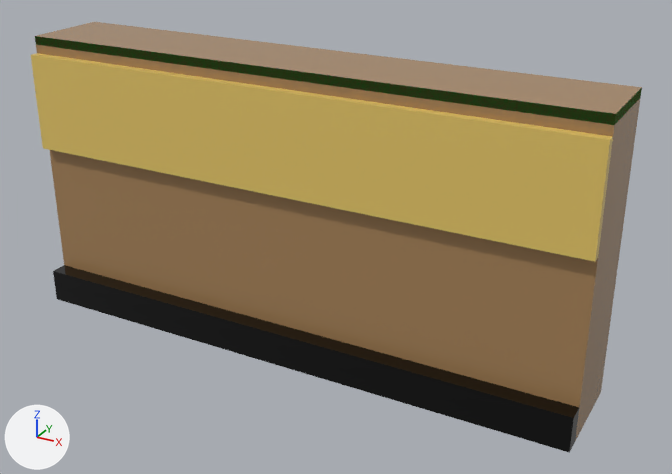
What one commit did to the glTF model assets/managed-models/mill-interior/wall/wall.glb.
The view is the same before and after, from a 50 mm camera at (0.741, -1.321, 0.83) aimed at (0.058, -0.079, 0.209). Arrows for +X, +Y and +Z are at lower left; the lights stay in place. The older version comes first. Vertices at exactly the same position are counted once.

Script lines for the objects in view, before the commit:
```python
me_wall = bpy.data.meshes.new('wall')
me_wall.from_pydata(...)  # 26 vertices, 46 faces; spans x -0.5..0.5, y -0.18..0.0, z 0.0..0.5
me_wall.materials.append(mat_m_wall)
# before: 4 (-0.5, -0.15, 0.5) at pixel (34, 35), 5 (0.5, -0.15, 0.5) at pixel (615, 113), 6 (0.5, 0.0, 0.5) at pixel (641, 87), 7 (-0.5, 0.0, 0.5) at pixel (94, 21), 14 (-0.5, -0.15, 0.485) at pixel (35, 44)
# before: 15 (0.5, -0.15, 0.485) at pixel (614, 125), 16 (0.5, 0.0, 0.485) at pixel (640, 97), 17 (-0.5, 0.0, 0.485)
ob_wall = bpy.data.objects.new('wall', me_wall)
ob_wall.location = (0.0, 0.0, 0.0)
```
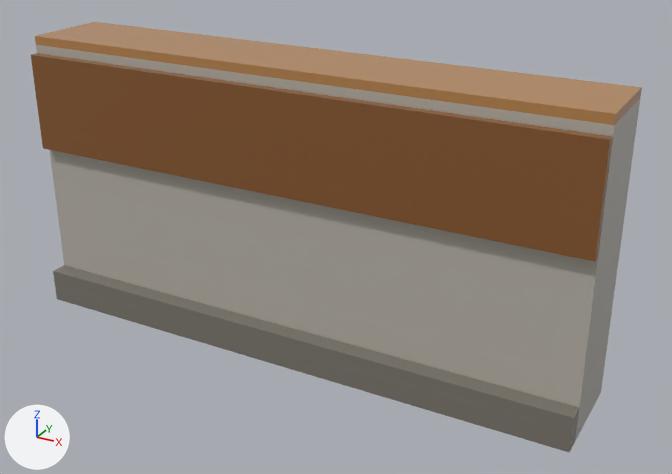
Diff of the bpy script that builds the scene:
```diff
--- a/assets/managed-models/mill-interior/wall/wall.glb.py
+++ b/assets/managed-models/mill-interior/wall/wall.glb.py
@@ me_wall @@
 me_wall.from_pydata(...)  # 26 vertices, 46 faces; spans x -0.5..0.5, y -0.18..0.0, z 0.0..0.5
 # used by ob_wall; location = (0.0, 0.0, 0.0)
+# me_wall part 1
+for i in [*range(4, 8)]: me_wall.vertices[i].co += Vector((0.0, 0.0, -0.015))
+for i in [*range(14, 18)]: me_wall.vertices[i].co += Vector((0.0, 0.0, 0.015))
+# me_wall part 2: 38 kept faces spanning x -0.5..0.5, y -0.18..0.0, z 0.0..0.5 get new texture (UV) coordinates
 me_wall.materials.append(mat_m_wall)
```

Boxes [x1, y1, x2, y2] around the edits, measured in the pictures (672 x 474 px; the box of a moved part takes in the faces that stretch with it):
part 1 of me_wall, moved or reshaped
    both: [35, 22, 642, 441]
part 2 of me_wall, surface changed
    both: [31, 22, 642, 453]
